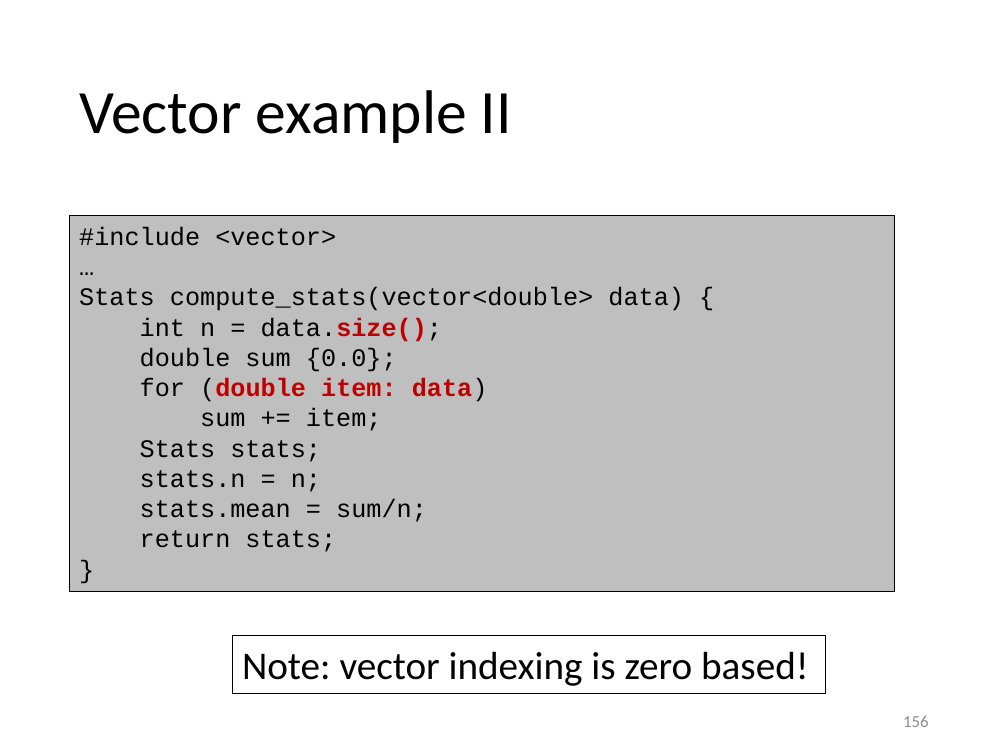
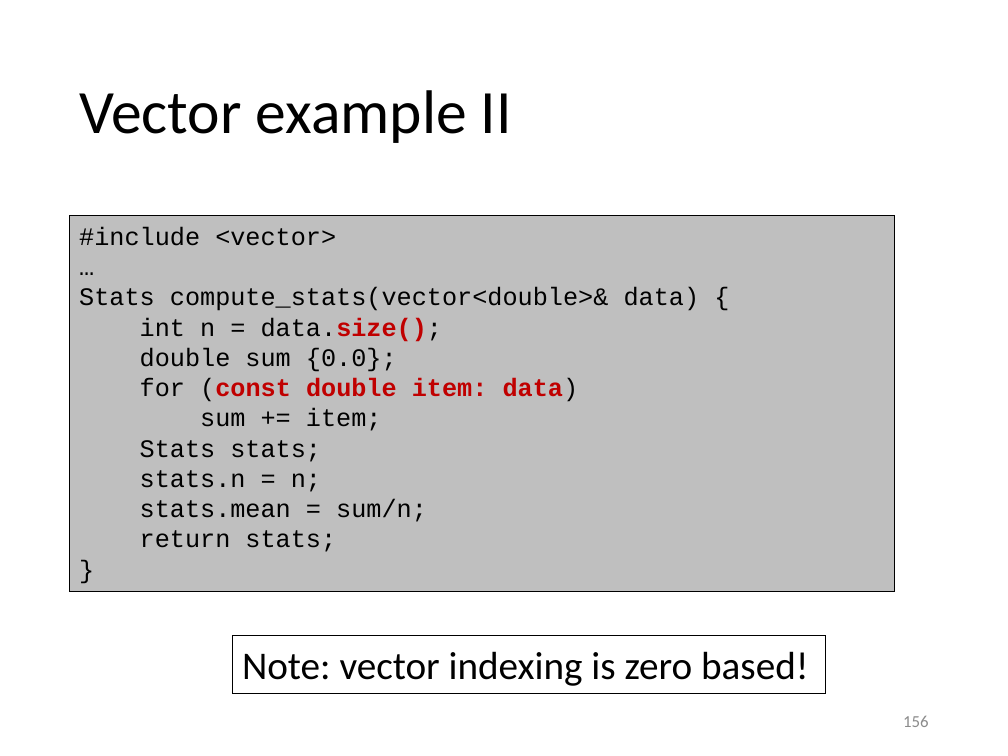
Before and after one commit to gjbex/Scientific-C-plus-plus, a slide deck: slide 156 of scientific_cpp.pptx. Drawn at 1008x756 pixels with LibreOffice and Linux fonts; fonts in the diff are those of the drawing. Boxes give left, top, right and bottom in pixels: in the first picture for what was removed or moved away, otherwise in the second. Text is boxed around its words. In the diff, an @@ line names an element or a change of style, - is before the commit and + after.

Commit message:
Fix typos, add color

```diff
--- a/scientific_cpp.pptx
+++ b/scientific_cpp.pptx
@@ text in rectangle at [79,287,700,311]: text changed @@
-Stats compute_stats(vector<double> data) {
+Stats compute_stats(vector<double>& data) {
@@ text in rectangle at [140,378,579,402]: text changed @@
-for (double item: data)
+for (const double item: data)
```
Also in this commit, not shown: 4 other slides changed.
